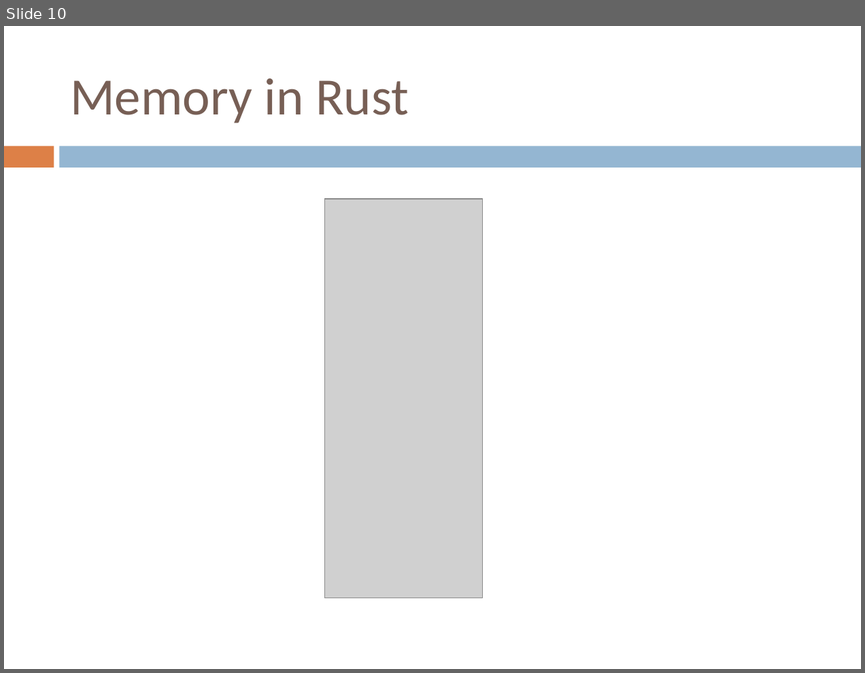
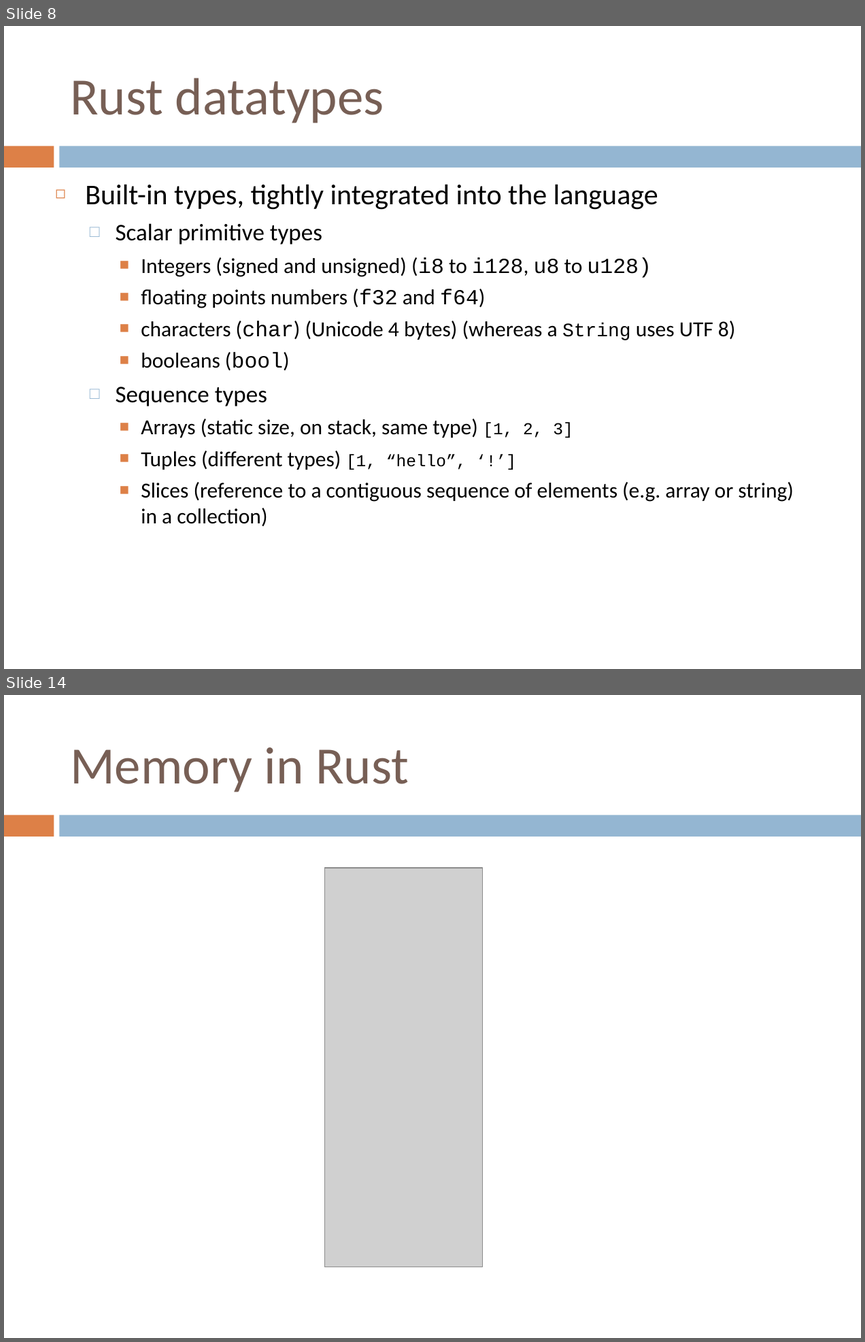
Before and after one commit to gclynch/rust, a slide deck: Rust session.ppt. Shown one above the other, each under a label of ours: slide 10 before the commit, slides 8 and 14 after it; the slides between them are not shown. The pictures are 865x673 and 865x1342 pixels, drawn with LibreOffice and Linux fonts; fonts in the diff are those of the drawing; grey boxes stand for pictures. Boxes give left, top, right and bottom in pixels: in the first picture for what was removed or moved away, otherwise in the second. Text is boxed around its words. In the diff, an @@ line names an element or a change of style, - is before the commit and + after.

```diff
--- a/Rust session.ppt
+++ b/Rust session.ppt
@@ slide 8 added at (4, 26, 861, 669), background #FFFFFF; not listed: 2 template elements that a slide beside it also shows @@
@@ title added at (70, 78, 384, 123), 44 pt, text #775F55 @@
+Rust datatypes
@@ text added at (85, 184, 793, 526), 18 pt, text #000000 @@
+◻ Built-in types, tightly integrated into the language
+  □ Scalar primitive types
+    ■ Integers (signed and unsigned) (i8 to i128, u8 to u128)
+    ■ floating points numbers (f32 and f64)
+    ■ characters (char) (Unicode 4 bytes) (whereas a String uses UTF 8)
+    ■ booleans (bool)
+  □ Sequence types
+    ■ Arrays (static size, on stack, same type) [1, 2, 3]
+    ■ Tuples (different types) [1, “hello”, ‘!’]
+    ■ Slices (reference to a contiguous sequence of elements (e.g. array or string) in a collection)
@@ what was slide 10 is now slide 14 @@
```
Also in this commit, not shown: 11 slides changed, 5 other slides added, 1 slide removed.
